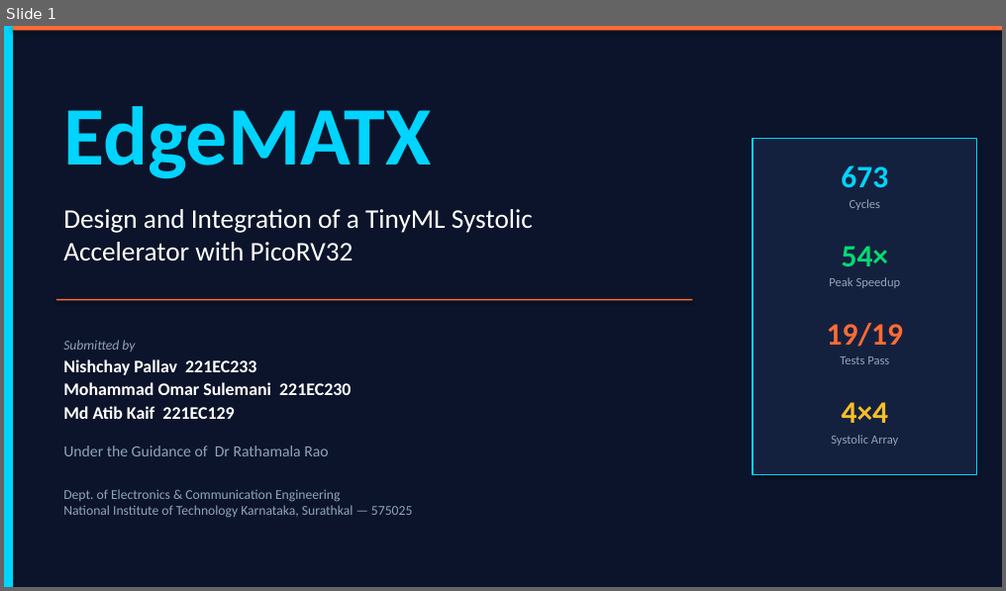
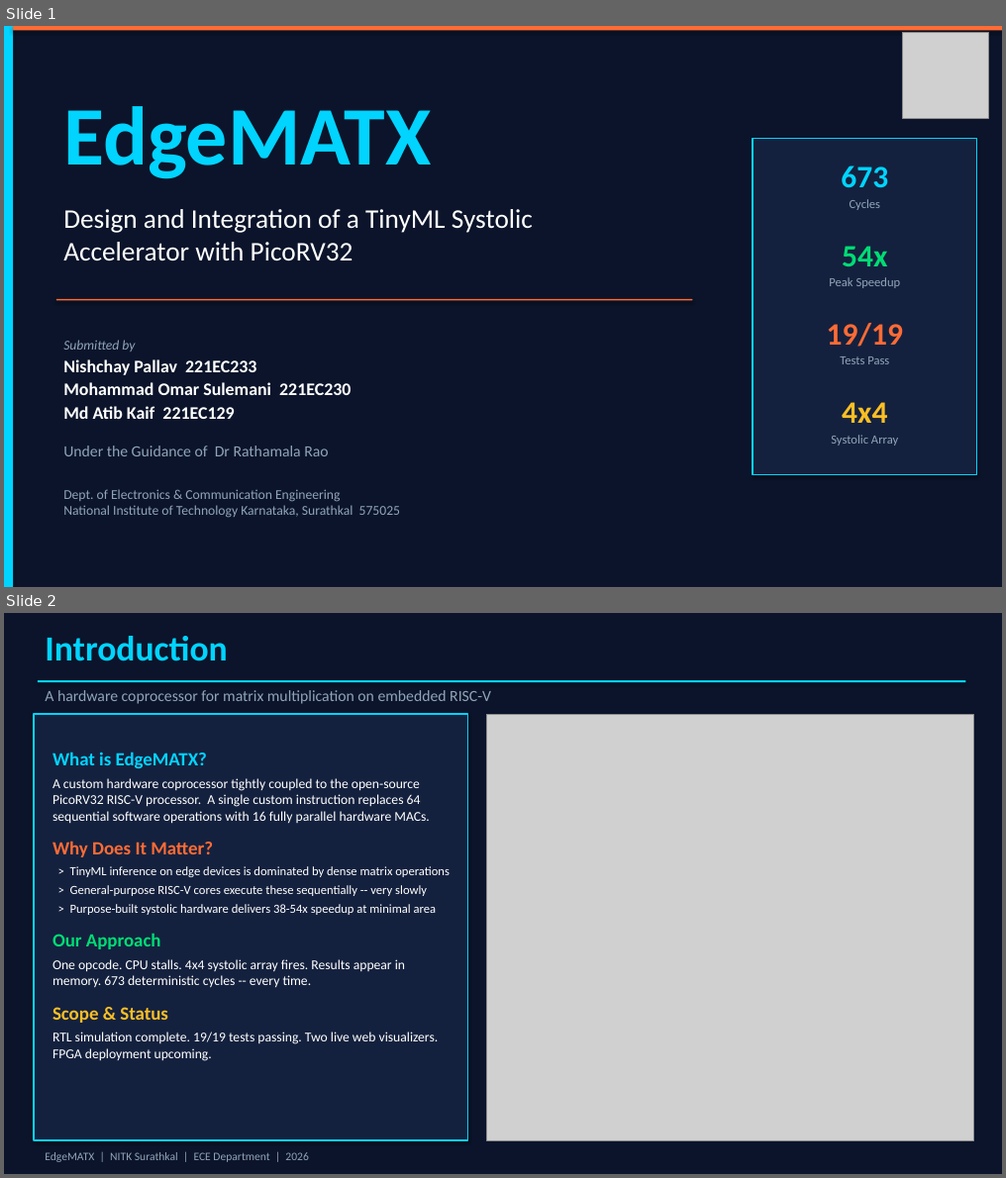
Before and after one commit to Quicksilver008/TinyML-Accelerator, a slide deck: docs/major/EdgeMATX_presentation.pptx. Shown one above the other, each under a label of ours: slide 1 before the commit, slides 1 and 2 after it. The pictures are 1006x591 and 1006x1178 pixels, drawn with LibreOffice and Linux fonts; fonts in the diff are those of the drawing; grey boxes stand for pictures. Boxes give left, top, right and bottom in pixels: in the first picture for what was removed or moved away, otherwise in the second. Text is boxed around its words. In the diff, an @@ line names an element or a change of style, - is before the commit and + after.

Commit message:
rename report to midsem, add EdgeMATX slides, update firmware.hex

```diff
--- a/docs/major/EdgeMATX_presentation.pptx
+++ b/docs/major/EdgeMATX_presentation.pptx
@@ slide 2 added at (4, 613, 1002, 1174), background #0B142A @@
@@ text added at (45, 636, 227, 662), 34 pt, text #00D4FF, bold @@
+Introduction
@@ rectangle added at (38, 680, 966, 682), fill #00D4FF @@
@@ text added at (45, 690, 491, 704), 15 pt, text #90A4B8 @@
+A hardware coprocessor for matrix multiplication on embedded RISC-V
@@ rectangle added at (34, 714, 468, 1141), fill #14213E, outline #00D4FF 1.5 pt @@
@@ picture added at (487, 714, 973, 1141) @@
@@ text added at (53, 752, 450, 1061), 13 pt, text #FFFFFF @@
+What is EdgeMATX?
+A custom hardware coprocessor tightly coupled to the open-source PicoRV32 RISC-V processor. A single custom instruction replaces 64 sequential software operations with 16 fully parallel hardware MACs.
+Why Does It Matter?
+> TinyML inference on edge devices is dominated by dense matrix operations
+> General-purpose RISC-V cores execute these sequentially -- very slowly
+> Purpose-built systolic hardware delivers 38-54x speedup at minimal area
+Our Approach
+One opcode. CPU stalls. 4x4 systolic array fires. Results appear in memory. 673 deterministic cycles -- every time.
+Scope & Status
+RTL simulation complete. 19/19 tests passing. Two live web visualizers. FPGA deployment upcoming.
@@ text added at (45, 1153, 308, 1162), 11 pt, text #90A4B8 @@
+EdgeMATX | NITK Surathkal | ECE Department | 2026
@@ slide 1 changed as well @@
@@ picture added at (902, 32, 988, 118) @@
@@ text at (842, 246, 887, 267): text changed @@
-54×
+54x
@@ text at (842, 402, 887, 423): text changed @@
-4×4
+4x4
@@ text at (63, 489, 400, 518): text changed @@
-Dept. of Electronics & Communication Engineering
-National Institute of Technology Karnataka, Surathkal — 575025
+Dept. of Electronics & Communication Engineering
+National Institute of Technology Karnataka, Surathkal 575025
```
Also in this commit, not shown: 14 other slides changed, 1 other slide added, 6 other files.
